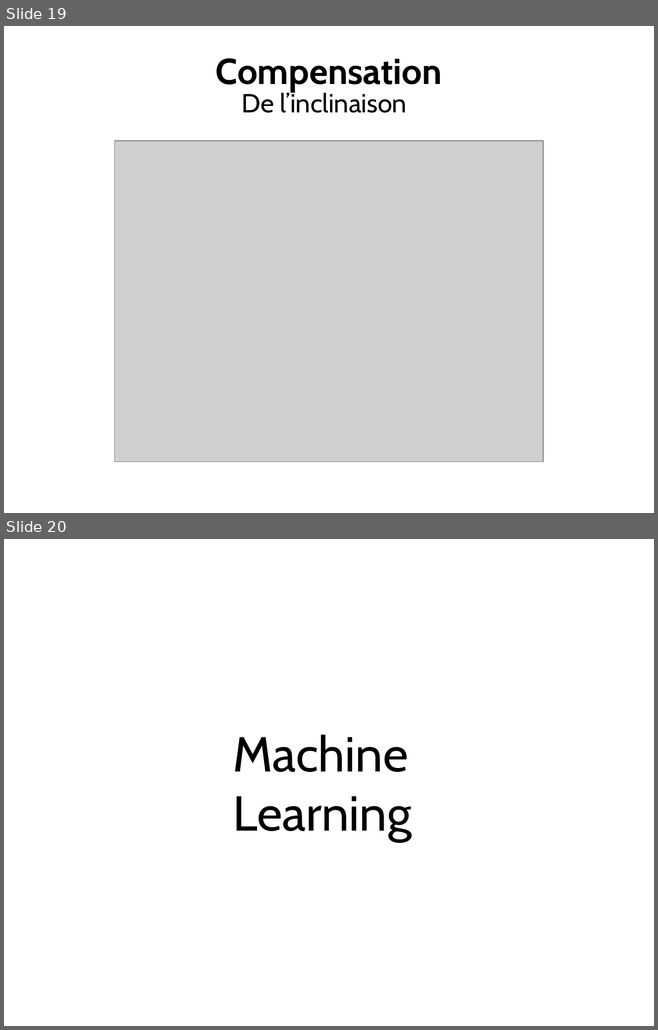
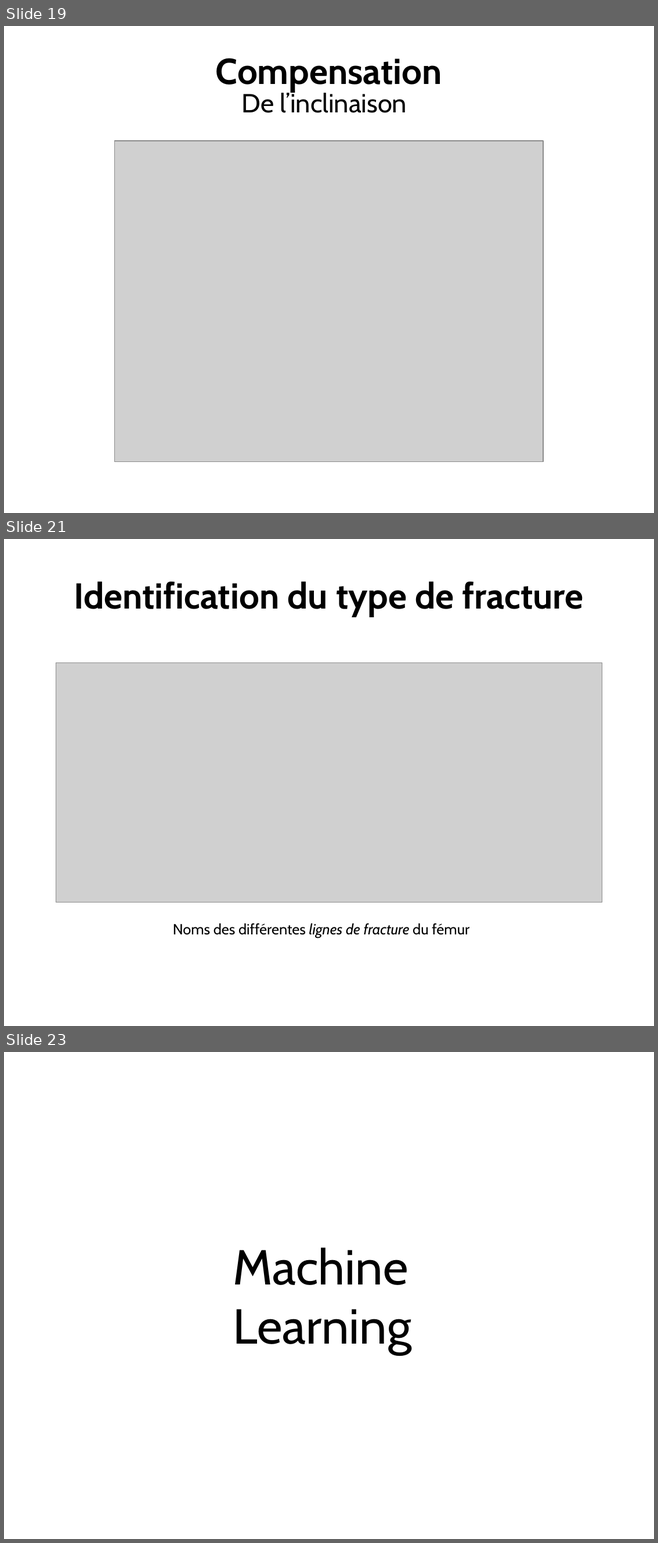
Before and after one commit to ewen-lbh/bone-fracture-detection, a slide deck: slides/mpsi/slides.odp. Shown one above the other, each under a label of ours: slides 19 and 20 before the commit, slides 19, 21 and 23 after it; the slides between them are not shown. The pictures are 658x1030 and 658x1543 pixels, drawn with LibreOffice and Linux fonts; fonts in the diff are those of the drawing; grey boxes stand for pictures. Boxes give left, top, right and bottom in pixels: in the first picture for what was removed or moved away, otherwise in the second. Text is boxed around its words. In the diff, an @@ line names an element or a change of style, - is before the commit and + after.

Commit message:
slides: add lignes de fracture

```diff
--- a/slides/mpsi/slides.odp
+++ b/slides/mpsi/slides.odp
@@ slide 21 added at (4,539,654,1026), background #FFFFFF @@
@@ title added at (74,581,583,617), 44 pt, text #000000, bold @@
+Identification du type de fracture
@@ picture added at (56,663,602,903) @@
@@ text added at (173,924,469,938), 18 pt, text #000000 @@
+Noms des différentes lignes de fracture du fémur
@@ what was slide 20 is now slide 23 @@
```
Also in this commit, not shown: 1 slide changed, 2 other slides added.
